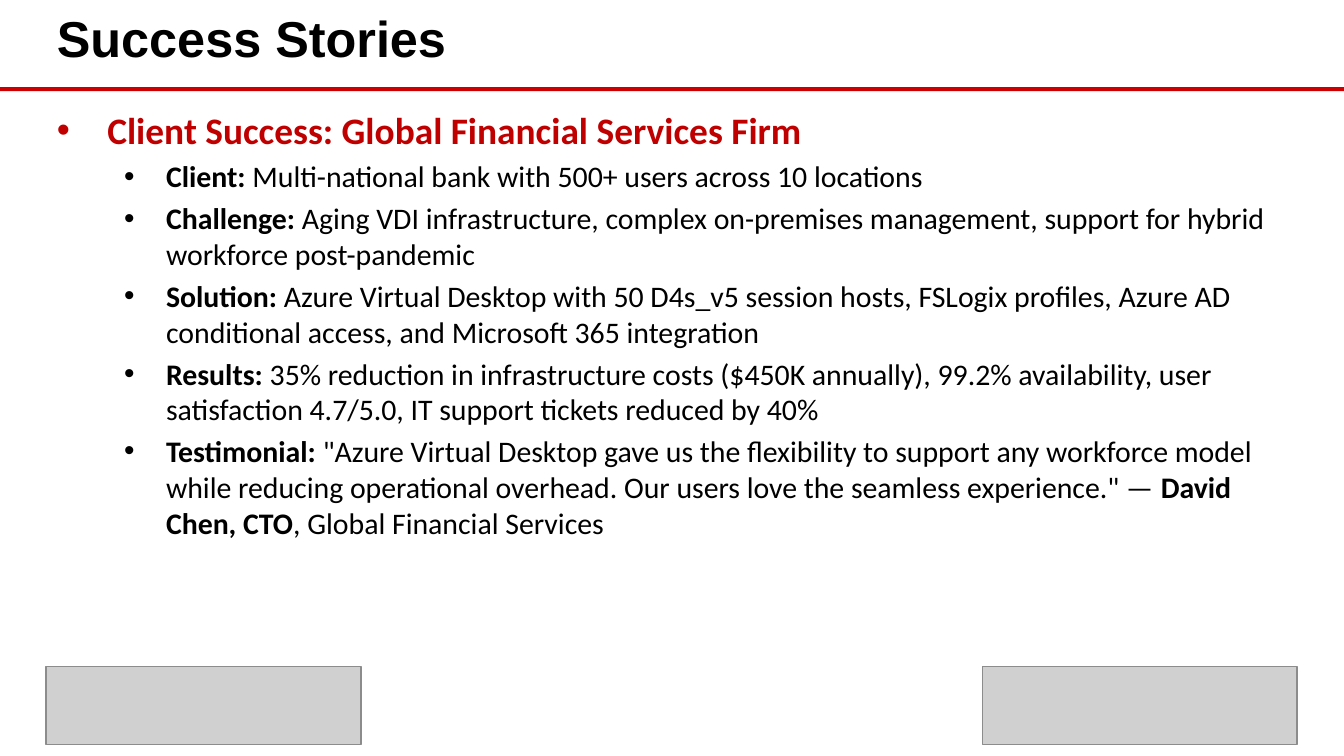
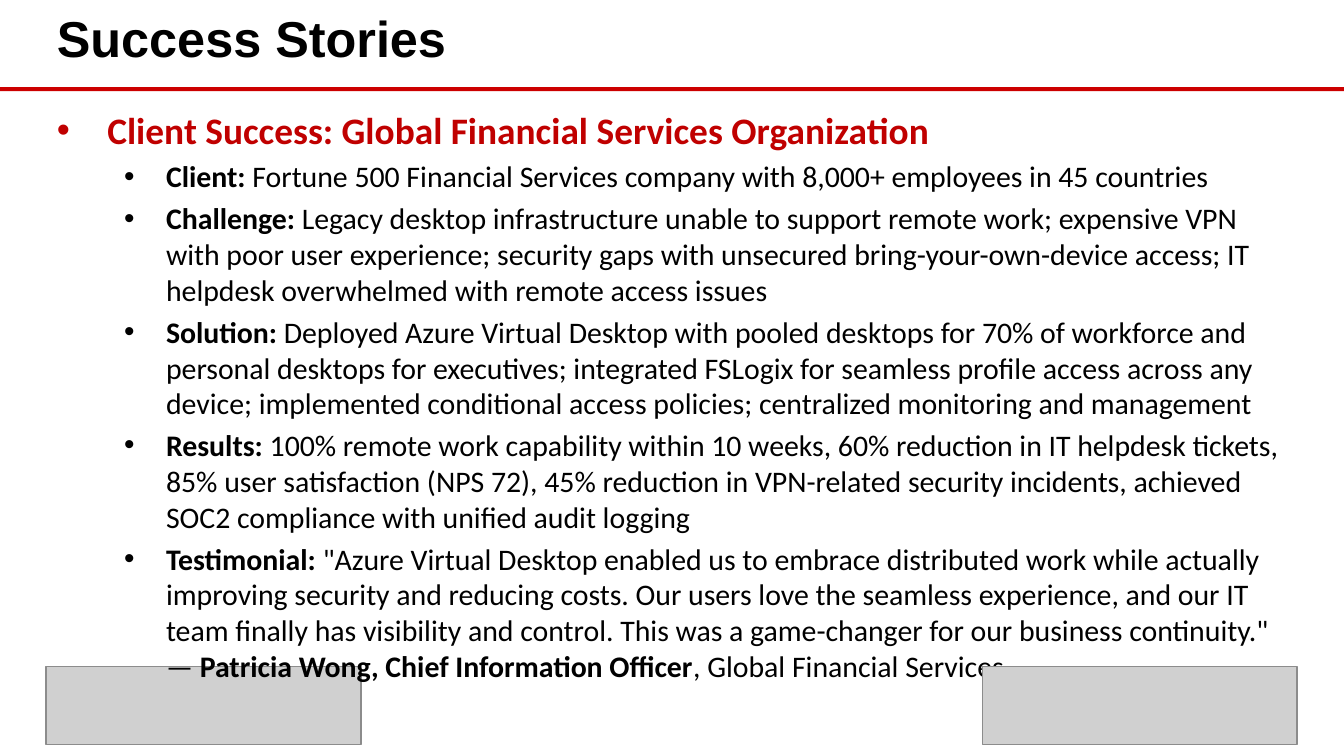
Before and after one commit to eoframework/solutions, a slide deck: slide 7 of solutions/azure/modern-workspace/virtual-desktop/presales/solution-briefing.pptx (slide 6 before the commit). Drawn at 1344x756 pixels with LibreOffice and Linux fonts; fonts in the diff are those of the drawing; grey boxes stand for pictures; background and template pictures are left out. Boxes give left, top, right and bottom in pixels: in the first picture for what was removed or moved away, otherwise in the second. Text is boxed around its words. In the diff, an @@ line names an element or a change of style, - is before the commit and + after.

Commit message:
Add Engagement Scope slides with solution-specific scope for Azure solutions
- Document Intelligence: IDP scope (document types, AI/ML complexity, accuracy)
- Enterprise Landing Zone: Landing zone scope (management groups, subscriptions, policies)
- Sentinel SIEM: Security scope (data connectors, analytics rules, log ingestion)
- DevOps Enterprise Platform: DevOps scope (repositories, pipelines, deployments)
- Virtual Desktop: AVD scope (host pools, app groups, user profiles)
- Virtual WAN Global: Network scope (WAN hubs, VPN connections, bandwidth)
- Updated LOE CSVs with proper SCOPE ASSUMPTIONS structure for Doc Intel and Landing Zone
- Regenerated all 6 PPTX files with 11-slide structure including Engagement Scope

```diff
--- a/solutions/azure/modern-workspace/virtual-desktop/presales/solution-briefing.pptx
+++ b/solutions/azure/modern-workspace/virtual-desktop/presales/solution-briefing.pptx
@@ text at [107,117,1278,678]: text changed @@
-• Client Success: Global Financial Services Firm
-  • Client: Multi-national bank with 500+ users across 10 locations
-  • Challenge: Aging VDI infrastructure, complex on-premises management, support for hybrid workforce post-pandemic
-  • Solution: Azure Virtual Desktop with 50 D4s_v5 session hosts, FSLogix profiles, Azure AD conditional access, and Microsoft 365 integration
-  • Results: 35% reduction in infrastructure costs ($450K annually), 99.2% availability, user satisfaction 4.7/5.0, IT support tickets reduced by 40%
-  • Testimonial: "Azure Virtual Desktop gave us the flexibility to support any workforce model while reducing operational overhead. Our users love the seamless experience." — David Chen, CTO, Global Financial Services
+• Client Success: Global Financial Services Organization
+  • Client: Fortune 500 Financial Services company with 8,000+ employees in 45 countries
+  • Challenge: Legacy desktop infrastructure unable to support remote work; expensive VPN with poor user experience; security gaps with unsecured bring-your-own-device access; IT helpdesk overwhelmed with remote access issues
+  • Solution: Deployed Azure Virtual Desktop with pooled desktops for 70% of workforce and personal desktops for executives; integrated FSLogix for seamless profile access across any device; implemented conditional access policies; centralized monitoring and management
+  • Results: 100% remote work capability within 10 weeks, 60% reduction in IT helpdesk tickets, 85% user satisfaction (NPS 72), 45% reduction in VPN-related security incidents, achieved SOC2 compliance with unified audit logging
+  • Testimonial: "Azure Virtual Desktop enabled us to embrace distributed work while actually improving security and reducing costs. Our users love the seamless experience, and our IT team finally has visibility and control. This was a game-changer for our business continuity." — Patricia Wong, Chief Information Officer, Global Financial Services
```
Also in this commit, not shown: 8 other slides changed, 1 slide added, 13 other files.
